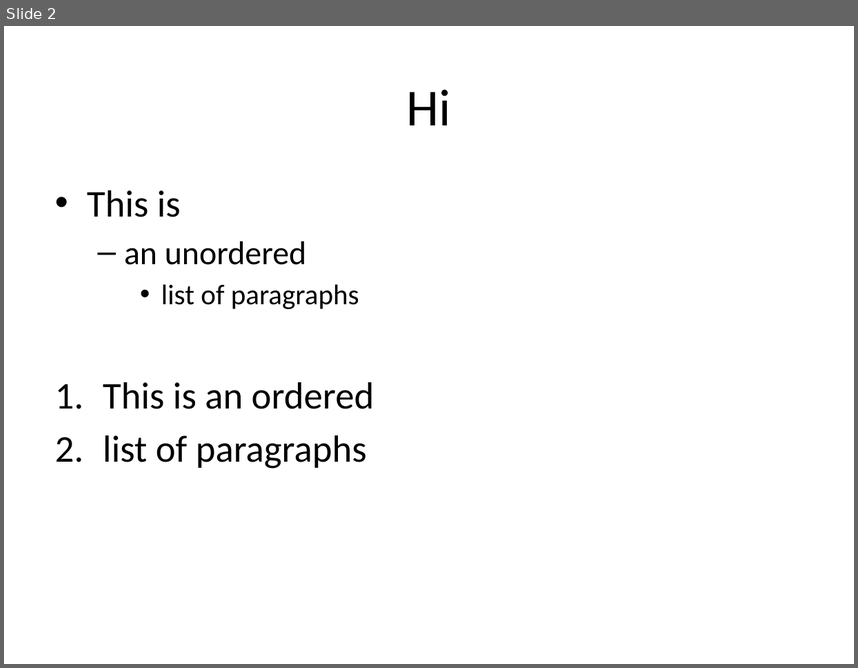
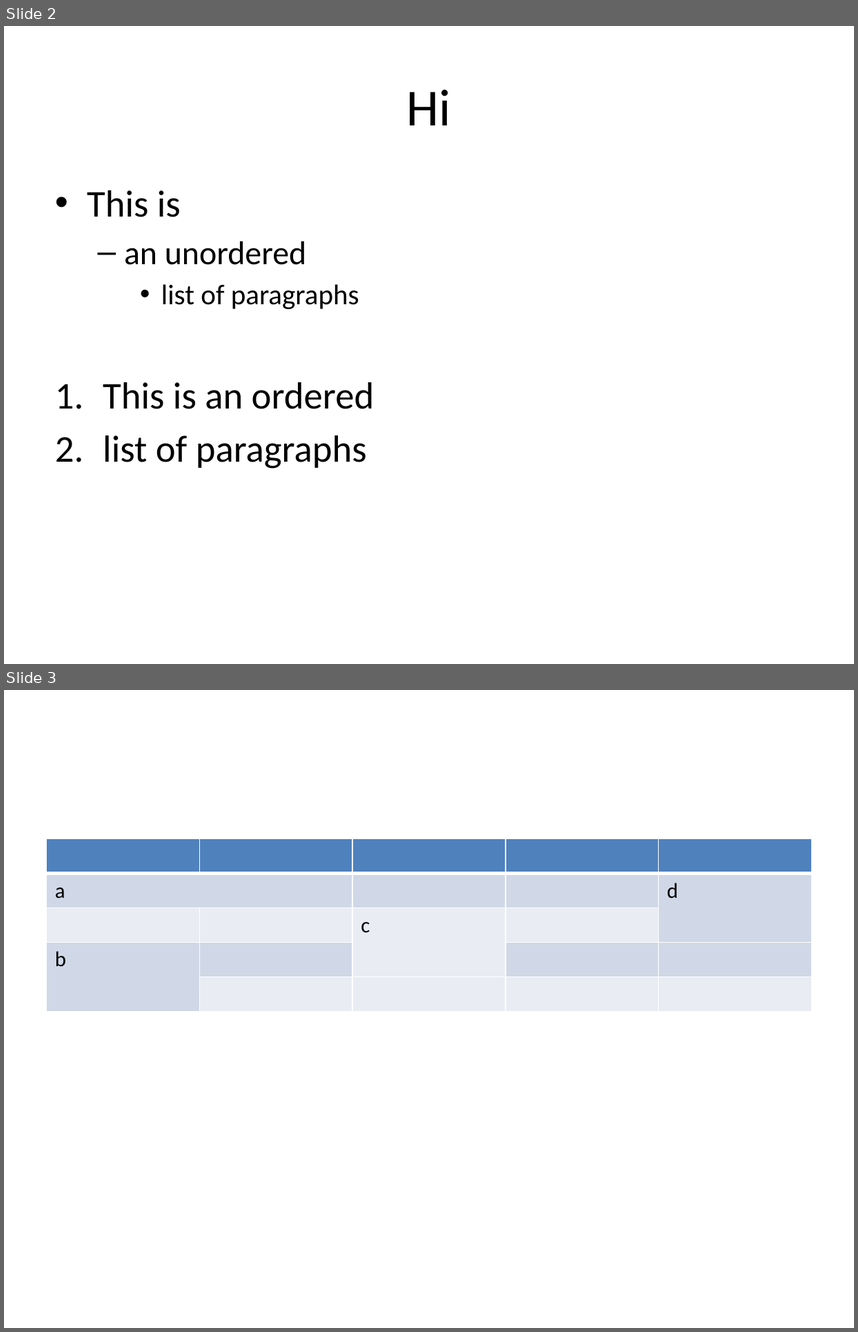
Before and after one commit to cran/officer, a slide deck: inst/doc_examples/example.pptx. Shown one above the other, each under a label of ours: slide 2 before the commit, slides 2 and 3 after it. The pictures are 858x668 and 858x1332 pixels, drawn with LibreOffice and Linux fonts; fonts in the diff are those of the drawing. Boxes give left, top, right and bottom in pixels: in the first picture for what was removed or moved away, otherwise in the second. Text is boxed around its words. In the diff, an @@ line names an element or a change of style, - is before the commit and + after.

```diff
--- a/inst/doc_examples/example.pptx
+++ b/inst/doc_examples/example.pptx
@@ slide 3 added at (4,690,854,1328), background #FFFFFF @@
@@ table added at (47,839,811,1012), 5 rows, 5 columns @@
+ |  |  |  | 
+a |  |  |  | d
+ |  | c |  | 
+b |  |  |  | 
+ |  |  |  | 
```
Also in this commit, not shown: 36 other files.
